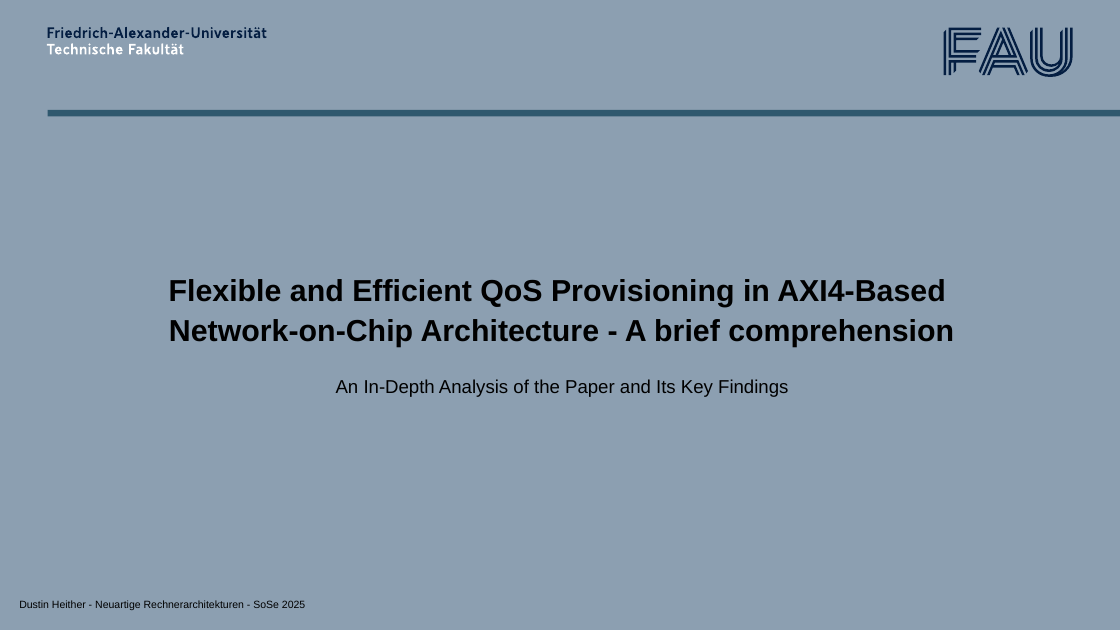
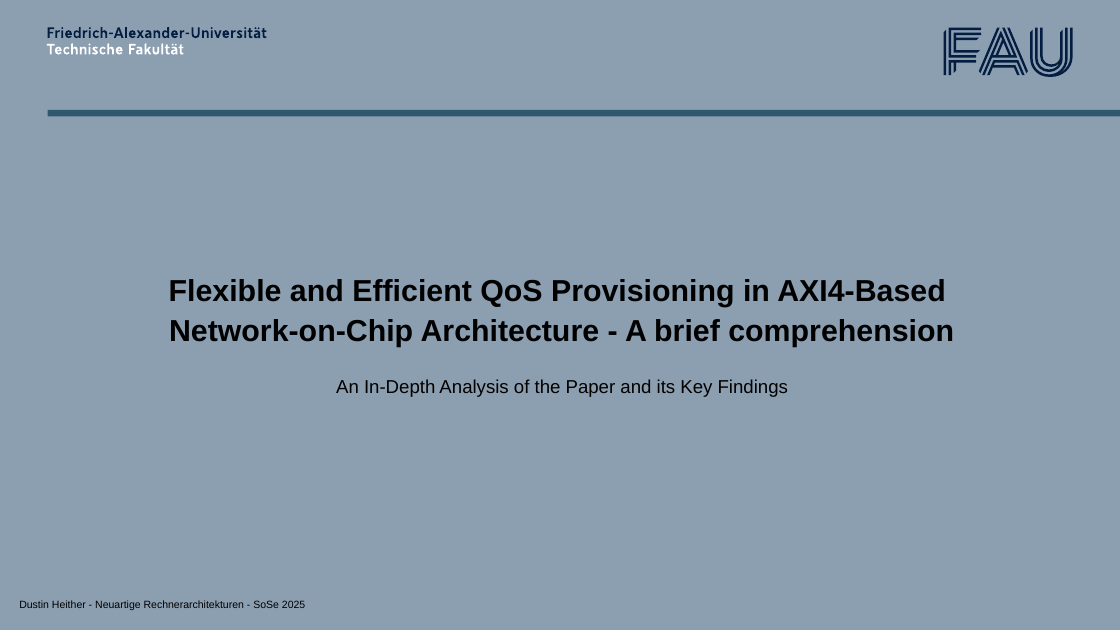
Before and after one commit to daschdy/NeuRa, a slide deck: slide 1 of presentation/Präsentation_NeuRa.pptx. Drawn at 1120x630 pixels with LibreOffice and Linux fonts; fonts in the diff are those of the drawing; background and template pictures are left out. Boxes give left, top, right and bottom in pixels: in the first picture for what was removed or moved away, otherwise in the second. Text is boxed around its words. In the diff, an @@ line names an element or a change of style, - is before the commit and + after.

```diff
--- a/presentation/Präsentation_NeuRa.pptx
+++ b/presentation/Präsentation_NeuRa.pptx
@@ title at box(336, 379, 788, 397): text changed @@
-An In-Depth Analysis of the Paper and Its Key Findings
+An In-Depth Analysis of the Paper and its Key Findings
```
Also in this commit, not shown: 6 other slides changed.
